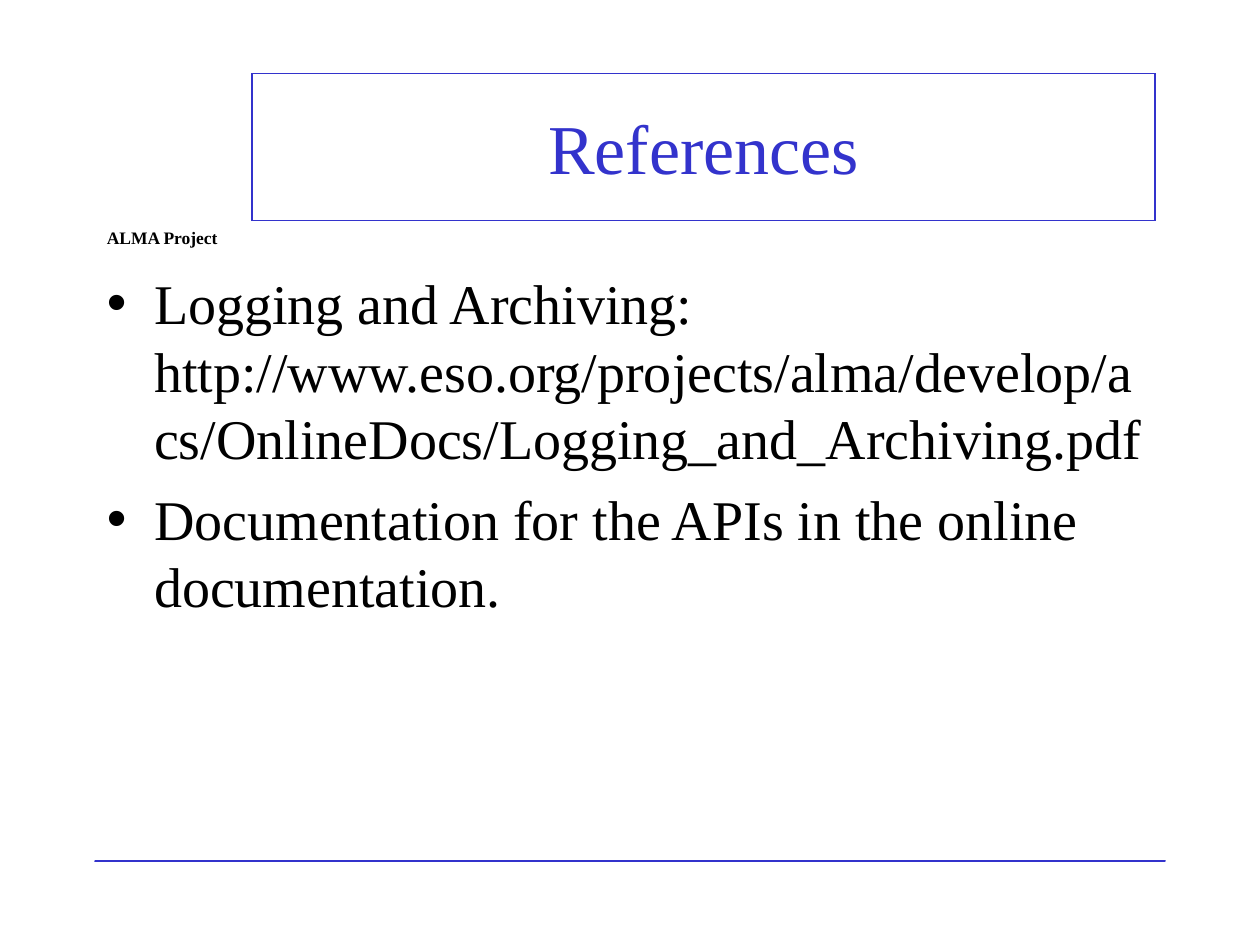
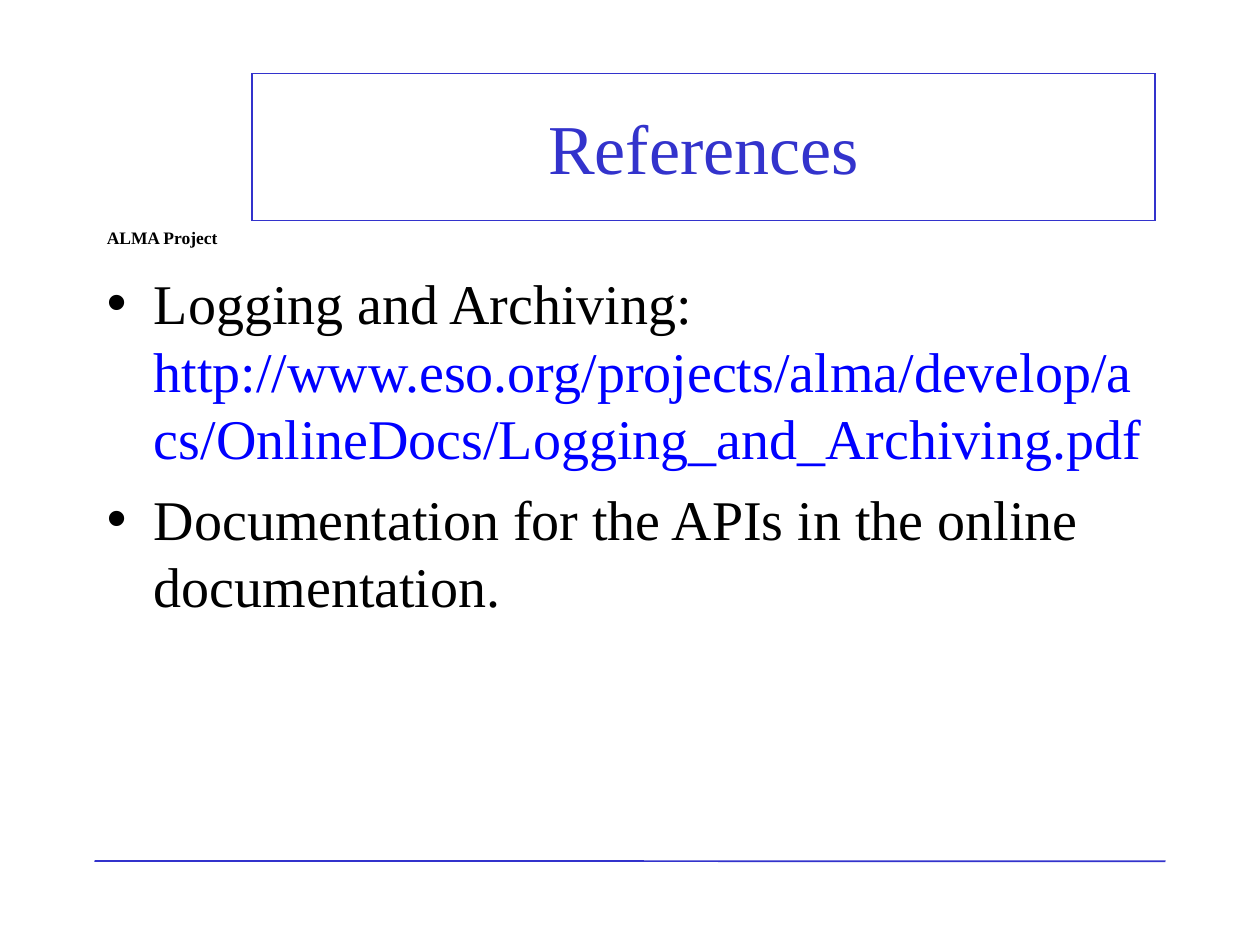
Before and after one commit to ACS-Community/ACS, a slide deck: slide 11 of Documents/ACS-Course/ACSCourse-ACSLoggingSystem.ppt (slide 10 before the commit). Drawn at 1260x945 pixels with LibreOffice and Linux fonts; fonts in the diff are those of the drawing; background and template pictures are left out. Boxes give left, top, right and bottom in pixels: in the first picture for what was removed or moved away, otherwise in the second. Text is boxed around its words. In the diff, an @@ line names an element or a change of style, - is before the commit and + after.

```diff
--- a/Documents/ACS-Course/ACSCourse-ACSLoggingSystem.ppt
+++ b/Documents/ACS-Course/ACSCourse-ACSLoggingSystem.ppt
@@ text "Logging and Archiving: http://www.eso.org/projects/alma/deve ..." at (154, 285, 1141, 608): text colour #000000 to #0000FF in "http://www.eso.org/projects/alma/develop/acs/OnlineDocs/Logg ..."; indent changed @@
```
Also in this commit, not shown: 8 other slides changed, 2 slides added, 1 slide removed.
